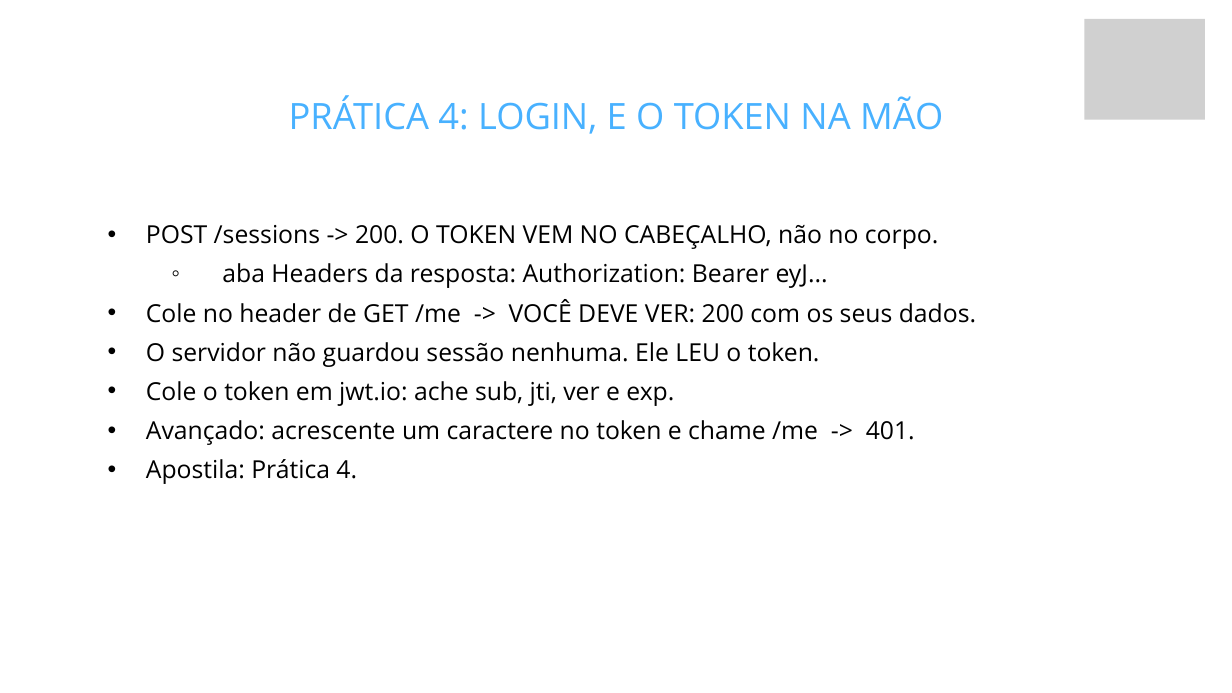
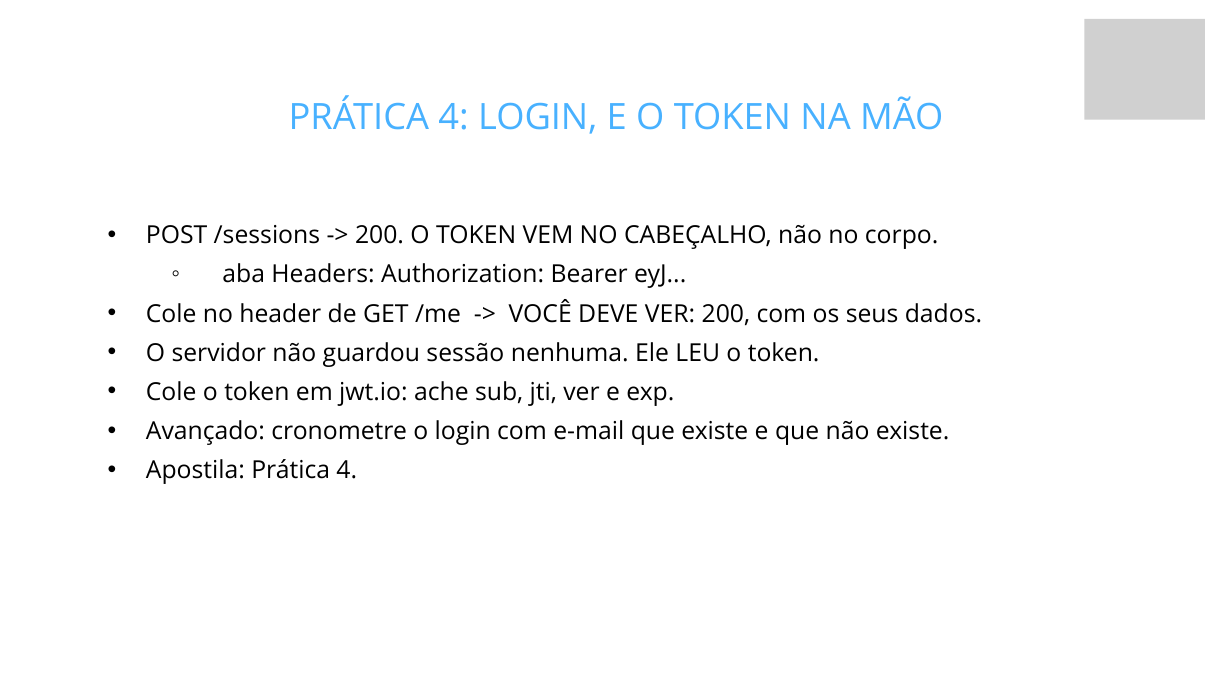
Before and after one commit to fabriciosiqueira08/capacitacao-gabarito, a slide deck: slide 42 of slides/build/aula-03-autenticacao.pptx. Drawn at 1232x693 pixels with LibreOffice and Linux fonts; fonts in the diff are those of the drawing; grey boxes stand for pictures; background and template pictures are left out. Boxes give left, top, right and bottom in pixels: in the first picture for what was removed or moved away, otherwise in the second. Text is boxed around its words. In the diff, an @@ line names an element or a change of style, - is before the commit and + after.

```diff
--- a/slides/build/aula-03-autenticacao.pptx
+++ b/slides/build/aula-03-autenticacao.pptx
@@ text at (146, 263, 982, 326): text changed @@
-    ◦ aba Headers da resposta: Authorization: Bearer eyJ...
-  • Cole no header de GET /me -> VOCÊ DEVE VER: 200 com os seus dados.
+    ◦ aba Headers: Authorization: Bearer eyJ...
+  • Cole no header de GET /me -> VOCÊ DEVE VER: 200, com os seus dados.
@@ text at (146, 420, 950, 445): text changed @@
-  • Avançado: acrescente um caractere no token e chame /me -> 401.
+  • Avançado: cronometre o login com e-mail que existe e que não existe.
```
Also in this commit, not shown: 29 other files.
